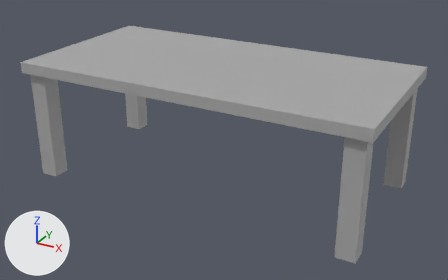
Before and after pictures for a commit that changed the FBX model Assets/Art/Models/tea table.fbx.
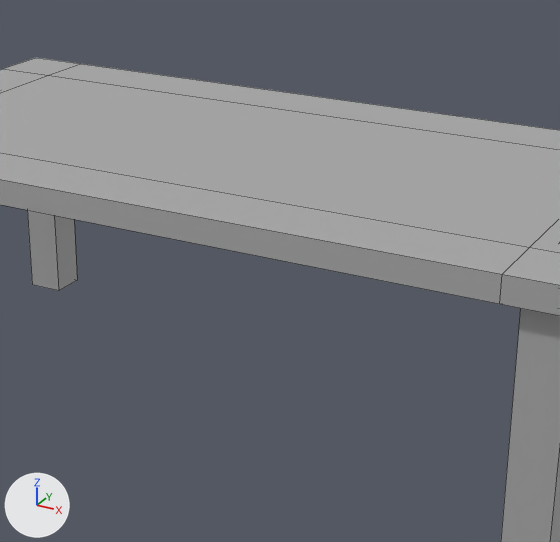
Each version is shown whole from a 50 mm camera at (2.971, -2.697, 1.06) aimed at (2.042, -1.009, 0.216), then close up on the part from 25% to 81% of the width and 0% to 86% of the height. The axes (+X, +Y, +Z) are drawn at lower left. The lights are the same throughout. The close-ups show mesh edges as thin lines. Where no turn or scale is listed for an object, it has been applied to the vertices.

The first close-up shows 'teatable'.
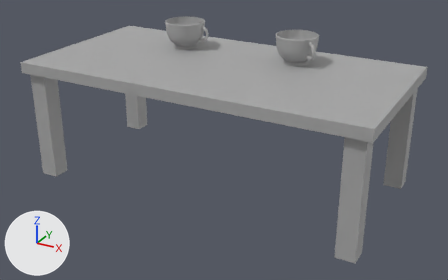
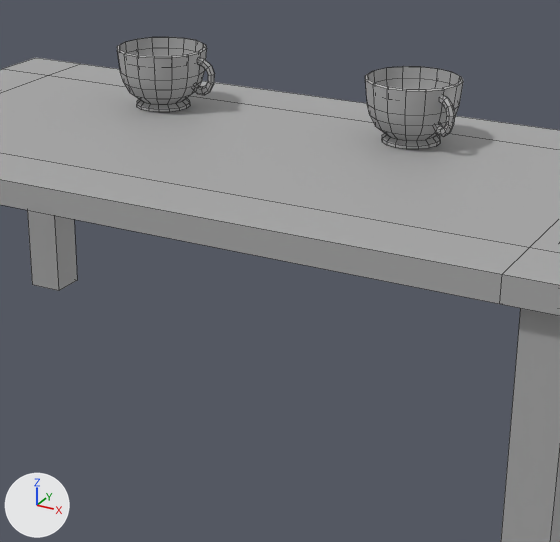
Where the newer file only moved an object's origin or applied its transform, the numbers keep the older frame.

The edits, one by one:
Mesh me_mesh_1 is new.
It has 262 vertices, 242 faces and spans x -0.081..0.072, y -0.064..0.077, z -0.047..0.047.
It uses material mat_standardsurface1 (grey #aaaaaa).
Mesh me_mesh_001 is new.
It has 262 vertices, 242 faces and spans x -0.083..0.083, y -0.071..0.071, z -0.047..0.047.
It uses material mat_standardsurface1 (grey #aaaaaa).
Object 'cup1' (ob_cup1) is new; it shows me_mesh_1.
Its location is (2.233, -0.851, 0.517).
Object 'cup' (ob_cup) is new; it shows me_mesh_001.
Its location is (1.81, -0.851, 0.517).

Location of each change, [x1, y1, x2, y2] in pixels of the close-ups (560 x 542 px):
'cup1', added: after [365, 66, 463, 149]
'cup', added: after [117, 37, 215, 112]
